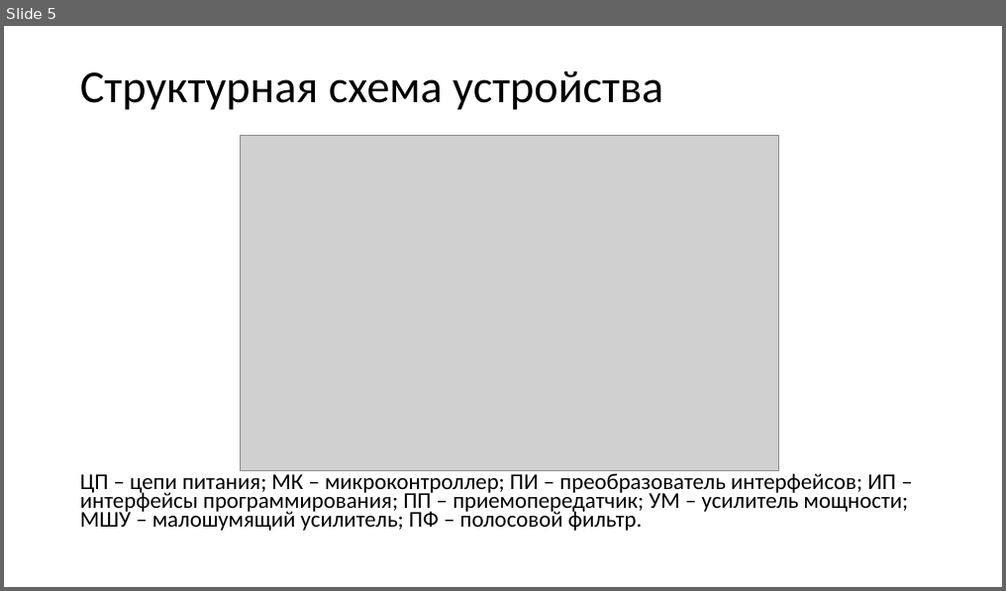
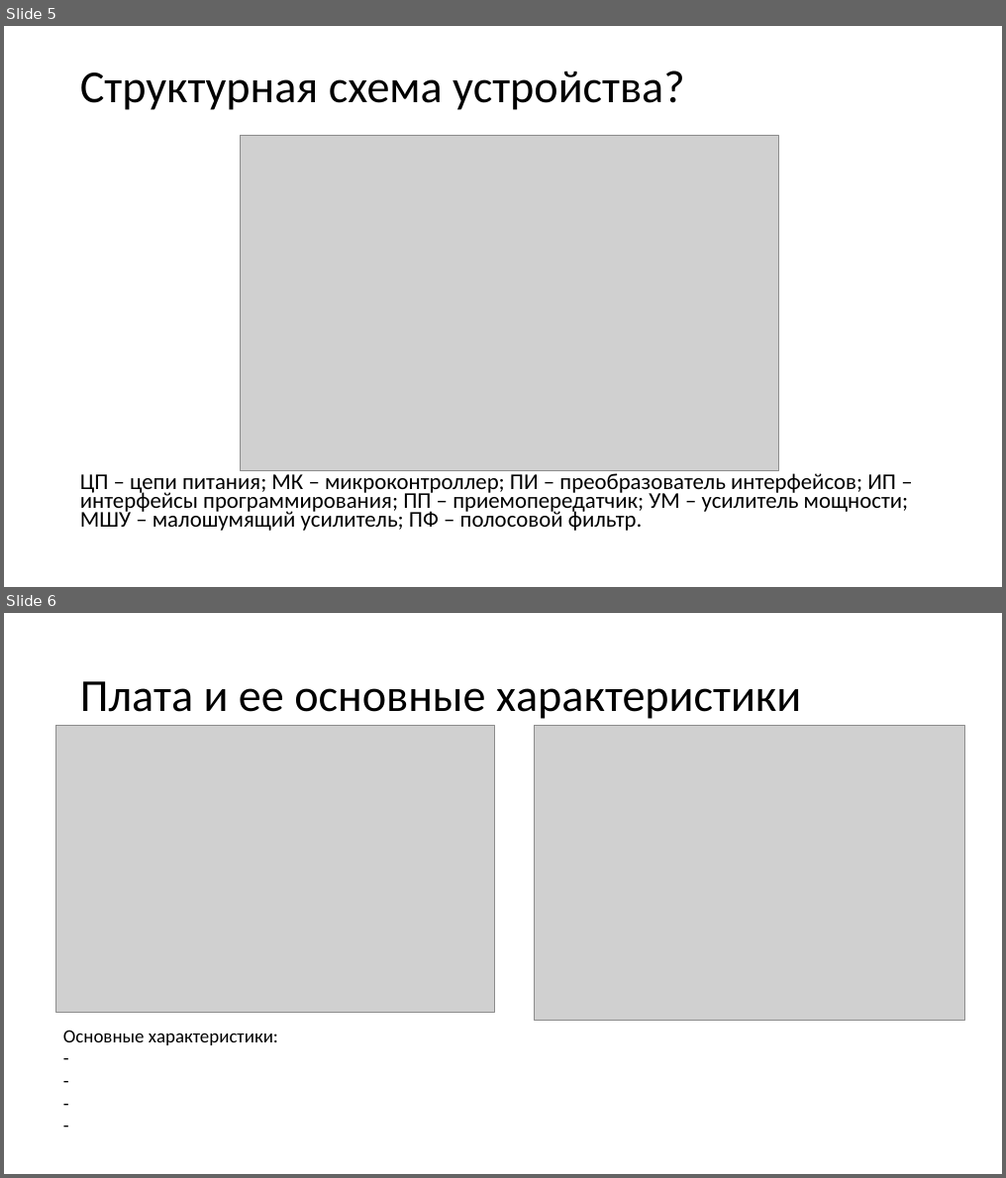
Before and after one commit to wei-blip/diploma, a slide deck: предзащита.pptx. Shown one above the other, each under a label of ours: slide 5 before the commit, slides 5 and 6 after it. The pictures are 1006x591 and 1006x1178 pixels, drawn with LibreOffice and Linux fonts; fonts in the diff are those of the drawing; grey boxes stand for pictures. Boxes give left, top, right and bottom in pixels: in the first picture for what was removed or moved away, otherwise in the second. Text is boxed around its words. In the diff, an @@ line names an element or a change of style, - is before the commit and + after.

```diff
--- a/предзащита.pptx
+++ b/предзащита.pptx
@@ slide 6 added at [4, 613, 1002, 1174], background #FFFFFF @@
@@ title added at [80, 681, 801, 719], 44 pt, text #000000 @@
+Плата и ее основные характеристики
@@ picture added at [55, 725, 494, 1012] @@
@@ picture added at [534, 725, 964, 1020] @@
@@ text added at [63, 1030, 278, 1046], 18 pt, text #000000 @@
+Основные характеристики:
+-
+-
+-
+-
@@ slide 5 changed as well @@
@@ title at [80, 71, 685, 110]: text changed @@
-Структурная схема устройства
+Структурная схема устройства?
```
Also in this commit, not shown: 7 other slides changed, 5 other slides added, 2 slides removed, 4 other files.
